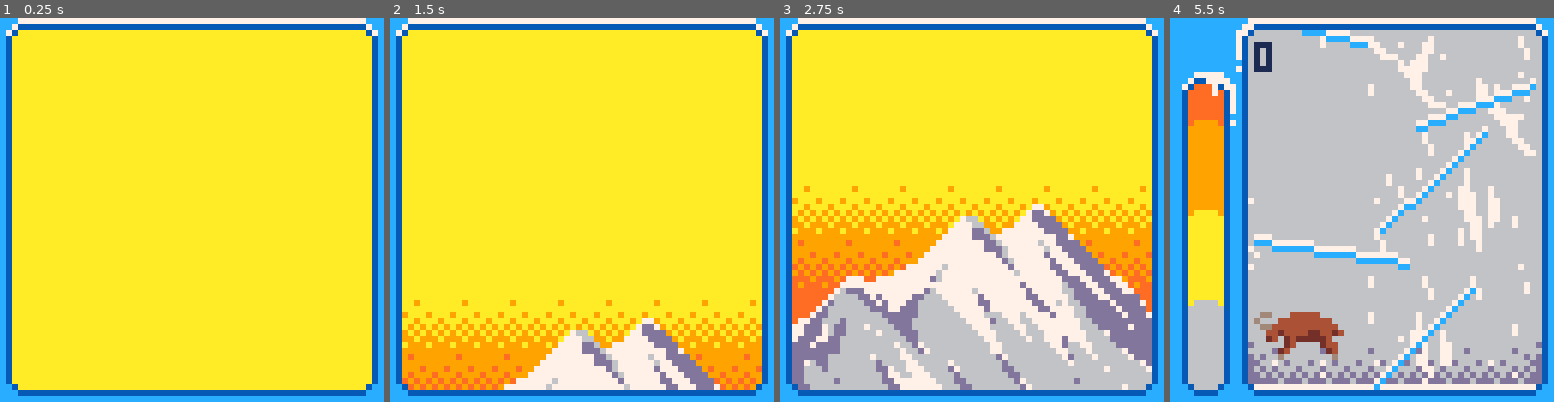
Above: before the commit, frames 1-4 (left to right).
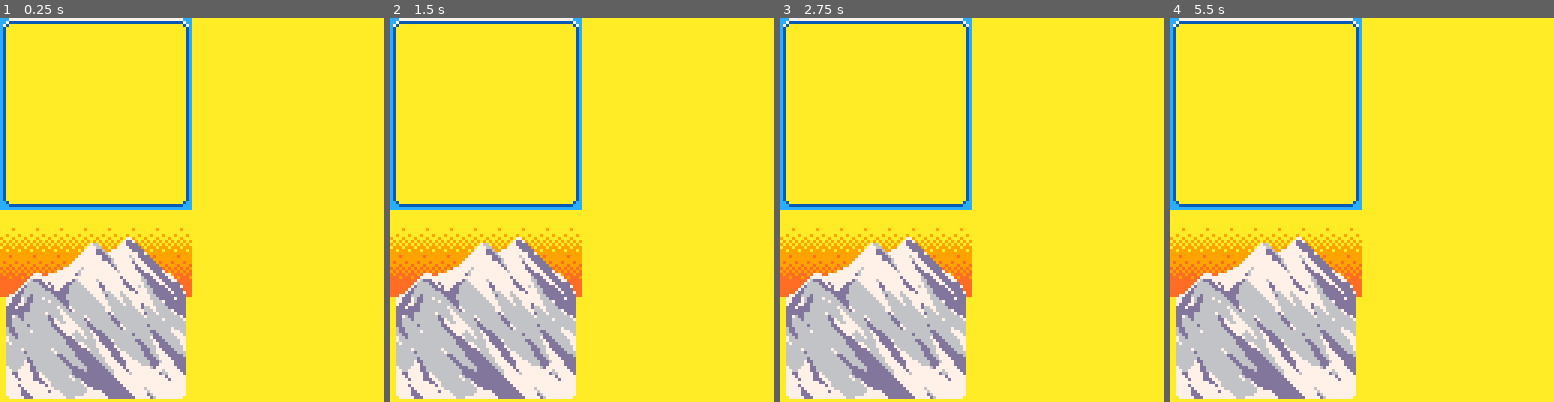
Above: after the commit, the same moments.

Repository: lawruble13/drumbleat
Game: PICO-8 cartridge drumbleat.p8
Same seed, same stepped clock (60 frames per second), same inputs: the game is played once before the commit and once after it.
Inputs:
- Up to frame 1 (0.25 s): no input
- Up to frame 2 (1.5 s): tap X (X key) at 0.33, 1.07 s; tap O (Z key) at 0.7 s
- Up to frame 3 (2.75 s): hold Right 1.6-2.1 s; tap O (Z key) at 1.7, 2.1, 2.5 s; tap X (X key) at 1.85 s; hold Up 2.15-2.42 s; hold Right from 2.47 s (still down)
- Up to frame 4 (5.5 s): tap O (Z key) every 0.4 s from 2.9 to 5.3 s; tap X (X key) at 2.97, 4.08, 5.2 s; release Right at 3.03 s; hold Left 3.08-3.58 s; hold Down 3.63-3.97 s; hold Right 4.02-4.68 s; hold Up 4.73-5.03 s; hold Left from 5.08 s (still down)

The runs differ from the first frame. In frame 1, 31% of the frame differs, in the area x 0-100%, y 0-100%; in frame 2, 38%; in frame 3, 49%; in frame 4, 94%.

Commit message:
Changed music framework, added note bar, changed jump mechanics so jumping on beat makes jump higher

Diff:
--- a/drumbleat.p8
+++ b/drumbleat.p8
@@ -9,7 +9,7 @@
 function _init()
 	-- set me to step thru frames
 	fstep=false
-	debug_info=false
+	debug_info=true
 	record_state=false
 	record_tiles=false
 	general_debug=false
@@ -65,6 +65,7 @@
 			update_buttons()
 		end
 	end
+	check_music()
 end
 
 function _draw()
@@ -78,7 +79,6 @@
 	 	powerup(pu)
 	 end
 	 player()
-	 --notebar()
 	 camera(0,0)
 	 cursor(gw.lx+1, gw.ty+1)
 	 print(pl.score,5)
@@ -96,6 +96,7 @@
 	end
 	camera(0,0)
  border()
+ notebar()
  if debug_info then
 	 show_debug()
  end
@@ -170,8 +171,7 @@
 end
 
 do
-	local anim_frame = 0
-	local anim_dur = stat(8)*8.25
+	local cam_pos = -1
 	function background()
 		if gw.mode == "game" then
 			cls(6)
@@ -189,12 +189,13 @@
 		elseif gw.mode == "menu" or gw.mode == "over" then
 			cls(10)
 		elseif gw.mode == "anim" then
-			anim_frame += 1
-			if anim_frame > anim_dur then
+			if stat(24) > 0 then
 				gw.mode = "menu"
 			end
 			cls(10)
-			camera(0,64*(anim_frame/anim_dur-1))
+			cam_pos = max(cam_pos,stat(26)/511-1)
+
+			camera(0,64*cam_pos)
 		end
 		draw_specs(bg.spr[gw.mode])
 	end
@@ -309,6 +310,14 @@
 		spr(pu.sn1,gw.lx+pu.x,gw.by-pu.y-pu.h1,pu.w1/8,pu.h1/8)
 	else
 		spr(pu.sn2,gw.lx+pu.x,gw.by-pu.y-pu.h2,pu.w2/8,pu.h2/8)
+	end
+end
+
+function notebar()
+	if gw.mode == "game" then
+		local eob = stat(26)%128
+		local nby = 11+48*min(eob,128-eob)/64
+		spr(30,1,nby,1.25,3/8)
 	end
 end
 -->8
@@ -476,6 +485,8 @@
 end
 
 function update_player_speed()
+	local jh=1.5+((stat(26)+32)%64-32)/64
+	print_debug("jump h: "..jh)
 	if (pl.stn) then
 		local pt = pl.spt
 		local k=1/len(1,pt.m)
@@ -512,9 +523,9 @@
 			pl.stn = false
 			pl.spt = nil
 			if pl.pu and pl.pu.type == 1 then
-				pl.vy += 2.5
+				pl.vy += jh+1
 			else
-				pl.vy += 1.5
+				pl.vy += jh
 			end
 			sfx(11)
 		end
@@ -532,7 +543,7 @@
 		end
 		if (pl.pu and pl.pu.type == 0) then
 			if not pl.doublejump and pl.js then
-				pl.vy += 1.5625
+				pl.vy += jh+0.0625
 				sfx(11)
 				pl.doublejump = true
 			end
@@ -757,6 +768,16 @@
 		gw.npu += flr(rnd(128))+128
 	end
 end
+
+do
+	local melody_options={7}
+	function check_music()
+		if stat(24) < 0 then
+			local ind = flr(rnd(#melody_options))+1
+			music(melody_options[ind])
+		end
+	end
+end
 -->8
 --lowrez debug functions
 function csv_print_file(file, name, item, header, sep)
@@ -909,9 +930,9 @@
 00555500344b33334b3030000aaa00000a7a000066666666766666666666776666776666ccccccccccc71000000000000000001c000000000000001c000001cc
 0555555034b3000034b30000000000000aaa000066666666766666666666677667766766ccccccccccc71000000000000000001c111111110000001c11111ccc
 055555500e30000003e00000000000000000000066666666666666766676677777766666cccccccccccc1000000000000000001ccccccccc0000001ccccccccc
-aaaaaaaa000344444303ee30009000000090000066666667666666766666667777766666ccccccccccc710000ffff00000000000000000000000001111111111
-aaaa9aaa03444444444033e0097900000979000066766666666667766666666777666666cccc77777ccc1000ffffff0000000000000000000000001cccccccc1
-aaaaaaaa044444444444ee30097900000979000066766666666667666666666677666666ccc7117777cc1000ffffff0000000000000000000000001111111111
+aaaaaaaa000344444303ee30009000000090000066666667666666766666667777766666ccccccccccc710000ffff00000000000000000001111111111000000
+aaaa9aaa03444444444033e0097900000979000066766666666667766666666777666666cccc77777ccc1000ffffff0000000000000000001cccccccc1000000
+aaaaaaaa044444444444ee30097900000979000066766666666667666666666677666666ccc7117777cc1000ffffff0000000000000000001111111111000000
 aa9aaa9a34444bb444b44300977790009777900066666666666667666766666677666666cc710007177c1000ffffff0000000000000000000000000000000000
 9aaa9aaa4bb4bbbb4b34b300997990009777900066676666666666666766666667766676cc100007017c1000ffffff0000000000000000000000000000000000
 a9a9a9a93344b3334b033000099900009979900066666666666766666666666666776666cc100000017c1000ffffff0000000000000000000000000000000000
